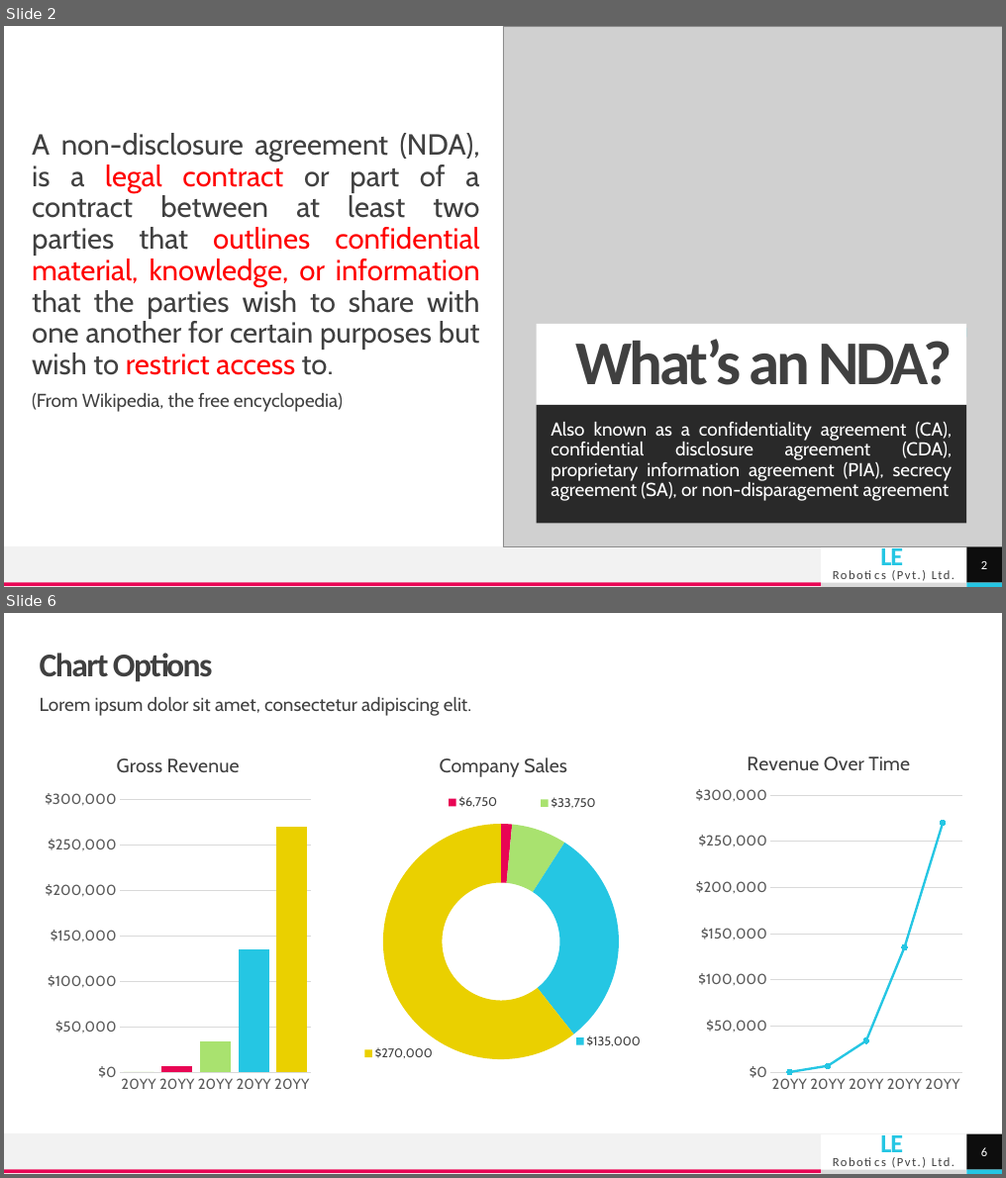
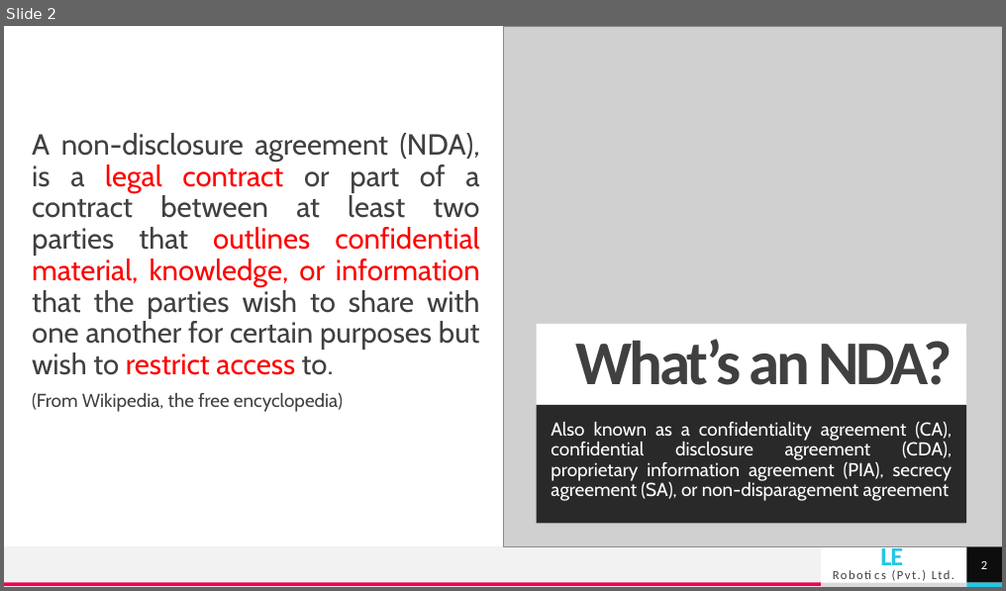
Before and after one commit to bimalka98/Industrial-Training, a slide deck: Presentations/Non-Disclosure Agreement.pptx. Shown one above the other, each under a label of ours: slides 2 and 6 before the commit, slide 2 after it; the slides between them are not shown. The pictures are 1006x1178 and 1006x591 pixels, drawn with LibreOffice and Linux fonts; fonts in the diff are those of the drawing; grey boxes stand for pictures. Boxes give left, top, right and bottom in pixels: in the first picture for what was removed or moved away, otherwise in the second. Text is boxed around its words. In the diff, an @@ line names an element or a change of style, - is before the commit and + after.

```diff
--- a/Presentations/Non-Disclosure Agreement.pptx
+++ b/Presentations/Non-Disclosure Agreement.pptx
@@ slide 6 removed at [4, 613, 1002, 1174], background #FFFFFF; not listed: 6 template elements that a slide beside it also shows @@
@@ title removed at [40, 653, 213, 682] @@
-Chart Options
@@ text removed at [40, 697, 471, 716] @@
-Lorem ipsum dolor sit amet, consectetur adipiscing elit.
@@ column chart removed at [40, 737, 317, 1100] @@
-title "Gross Revenue "
-categories: 20YY, 20YY, 20YY, 20YY, 20YY
-Series 1: 0, 7000, 34000, 135000, 270000
@@ doughnut chart removed at [364, 737, 643, 1100] @@
-title "Company Sales "
-categories: 1, 2, 3, 4, 5
-Series 1: 0, 6750, 33750, 135000, 270000
@@ line stacked chart removed at [690, 737, 968, 1100] @@
-title "Revenue Over Time "
-categories: 20YY, 20YY, 20YY, 20YY, 20YY
-Series 1: 0, 7000, 34000, 135000, 270000
@@ page number removed at [966, 1135, 1002, 1170] @@
-6
```
Also in this commit, not shown: 1 slide changed, 2 slides added, 6 other slides removed.
